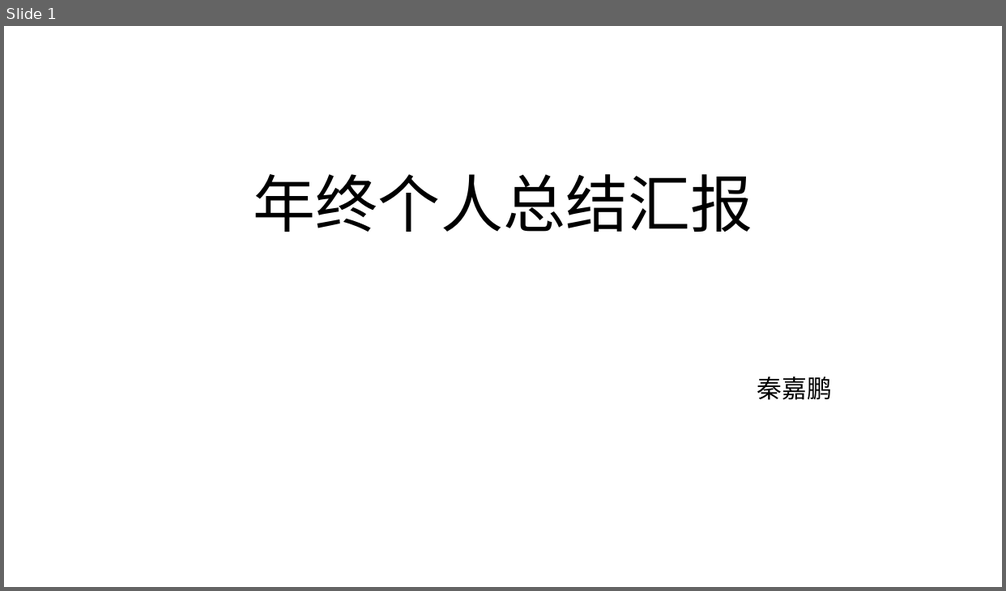
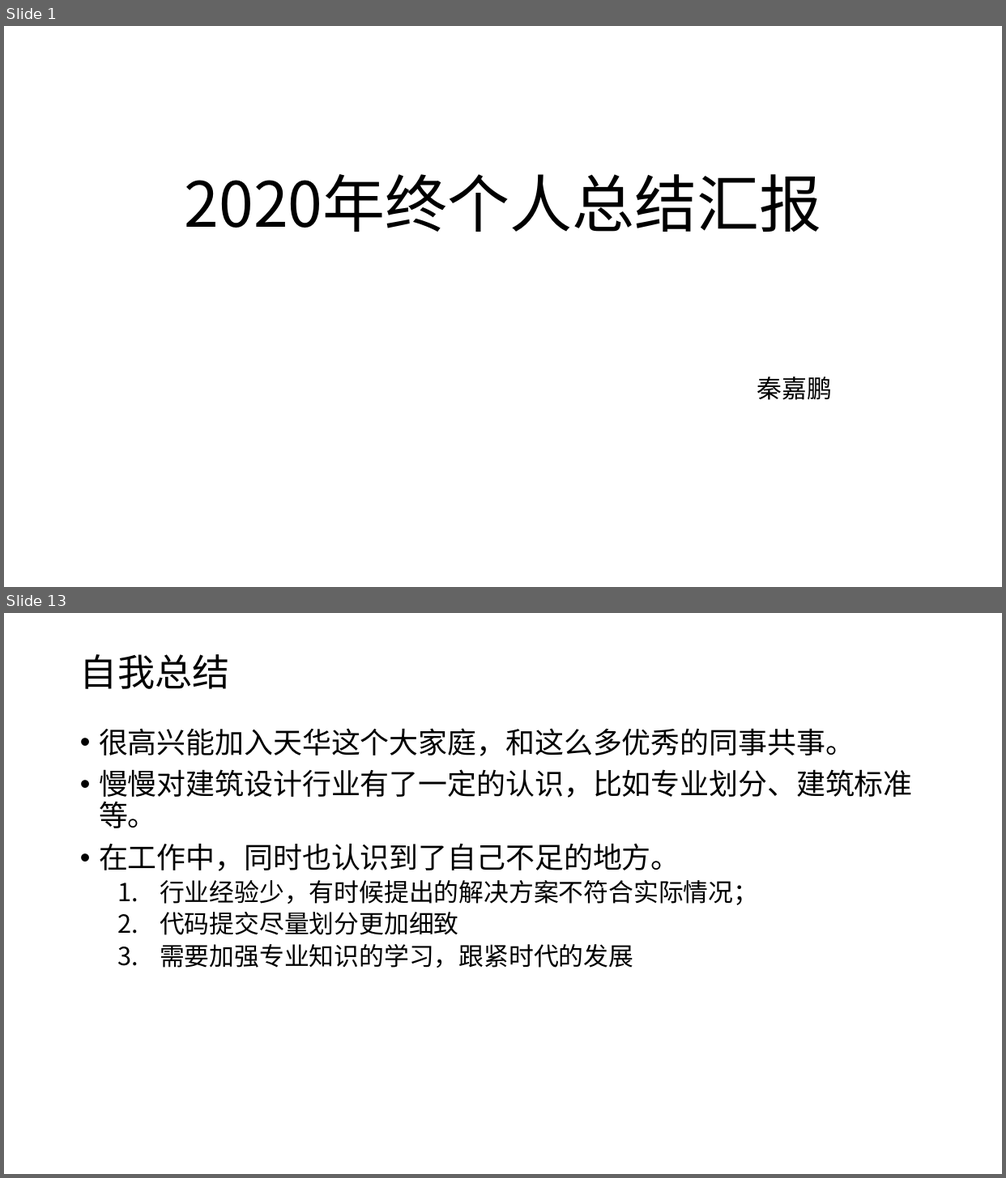
Before and after one commit to qjp88995/thape-report, a slide deck: 2020年终个人总结汇报.pptx. Shown one above the other, each under a label of ours: slide 1 before the commit, slides 1 and 13 after it; the slides between them are not shown. The pictures are 1006x591 and 1006x1178 pixels, drawn with LibreOffice and Linux fonts; fonts in the diff are those of the drawing; background and template pictures are left out. Boxes give left, top, right and bottom in pixels: in the first picture for what was removed or moved away, otherwise in the second. Text is boxed around its words. In the diff, an @@ line names an element or a change of style, - is before the commit and + after.

```diff
--- a/2020年终个人总结汇报.pptx
+++ b/2020年终个人总结汇报.pptx
@@ slide 13 added at [4,613,1002,1174], background #FFFFFF @@
@@ title added at [80,654,230,689], 36 pt, text #000000 @@
+自我总结
@@ text added at [99,728,913,968], 28 pt, text #000000 @@
+• 很高兴能加入天华这个大家庭，和这么多优秀的同事共事。
+• 慢慢对建筑设计行业有了一定的认识，比如专业划分、建筑标准等。
+• 在工作中，同时也认识到了自己不足的地方。
+  1. 行业经验少，有时候提出的解决方案不符合实际情况；
+  2. 代码提交尽量划分更加细致
+  3. 需要加强专业知识的学习，跟紧时代的发展
@@ slide 1 changed as well @@
@@ title at [185,174,822,232]: text changed @@
-年终个人总结汇报
+2020年终个人总结汇报
```
Also in this commit, not shown: 12 other slides added, 1 other file.
